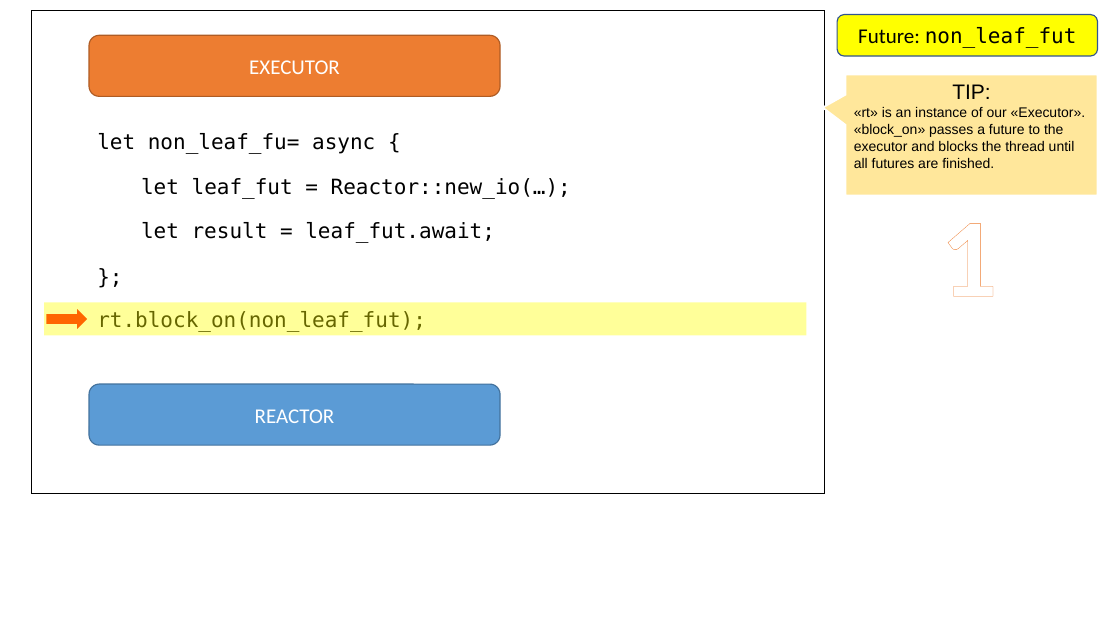
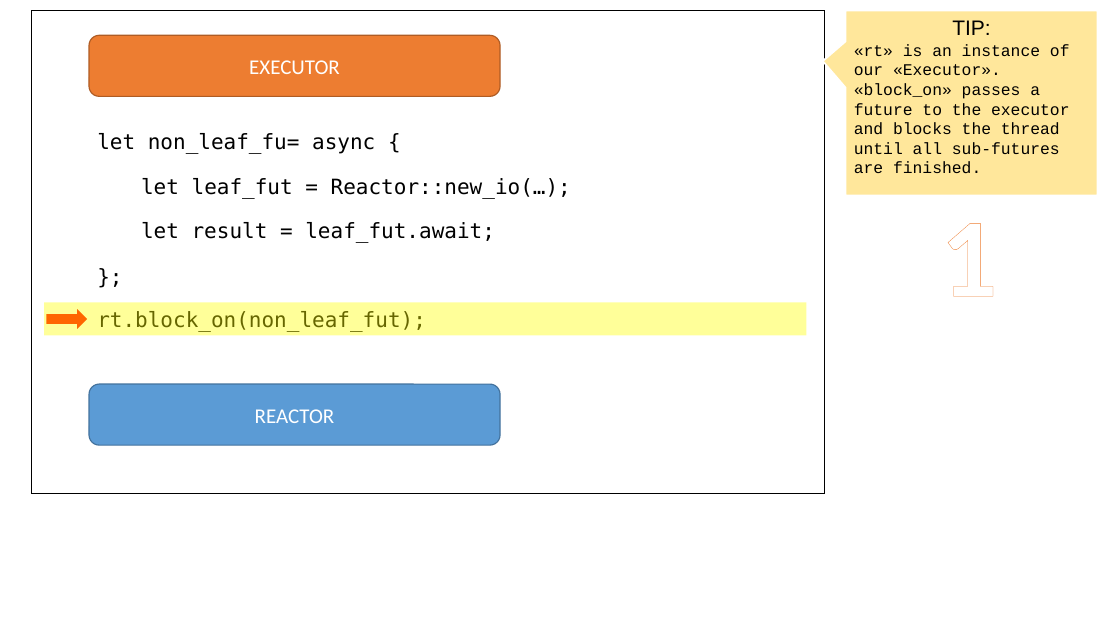
Before and after one commit to pedromfedricci/books-futures-explained, a slide deck: slide 2 of resources/futures_animation.pptx. Drawn at 1120x630 pixels with LibreOffice and Linux fonts; fonts in the diff are those of the drawing. Boxes give left, top, right and bottom in pixels: in the first picture for what was removed or moved away, otherwise in the second. Text is boxed around its words. In the diff, an @@ line names an element or a change of style, - is before the commit and + after.

```diff
--- a/resources/futures_animation.pptx
+++ b/resources/futures_animation.pptx
@@ rounded rectangle removed at [838,14,1098,55] @@
-Future: non_leaf_fut
@@ speech box "TIP:": place and size @@
-speech box "TIP:" at [846,75,1098,196]
+speech box "TIP:" at [846,11,1098,196]
@@ text in speech box at [854,44,1070,174]: text changed; size 12 to 14 pt; font Arial to Courier New @@
-«rt» is an instance of our «Executor». «block_on» passes a future to the executor and blocks the thread until all futures are finished.
+«rt» is an instance of our «Executor». «block_on» passes a future to the executor and blocks the thread until all sub-futures are finished.
```
Also in this commit, not shown: 18 other slides changed, 20 other files.
